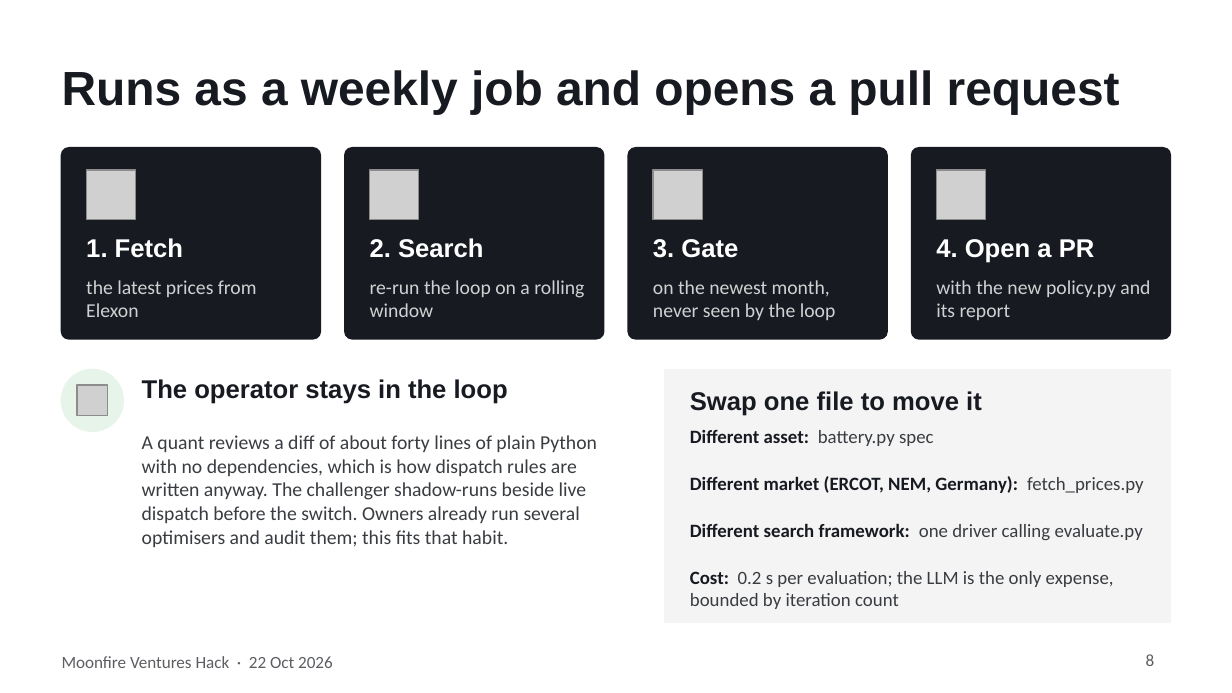
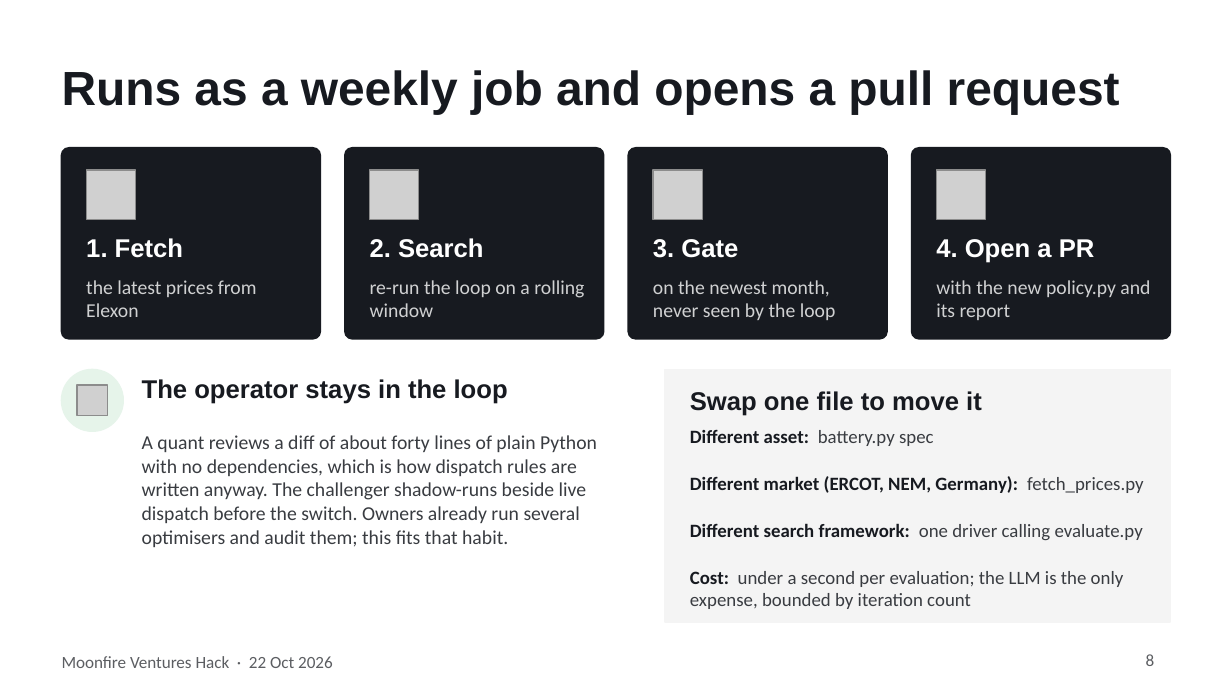
Before and after one commit to archie-brown3/moonfire, a slide deck: slide 8 of presentation/moonfire-deck.pptx. Drawn at 1232x693 pixels with LibreOffice and Linux fonts; fonts in the diff are those of the drawing; grey boxes stand for pictures. Boxes give left, top, right and bottom in pixels: in the first picture for what was removed or moved away, otherwise in the second. Text is boxed around its words. In the diff, an @@ line names an element or a change of style, - is before the commit and + after.

```diff
--- a/presentation/moonfire-deck.pptx
+++ b/presentation/moonfire-deck.pptx
@@ text at bbox=[690, 571, 1124, 609]: text changed @@
-Cost: 0.2 s per evaluation; the LLM is the only expense, bounded by iteration count
+Cost: under a second per evaluation; the LLM is the only expense, bounded by iteration count
```
Also in this commit, not shown: 3 other slides changed, 3 other files.
